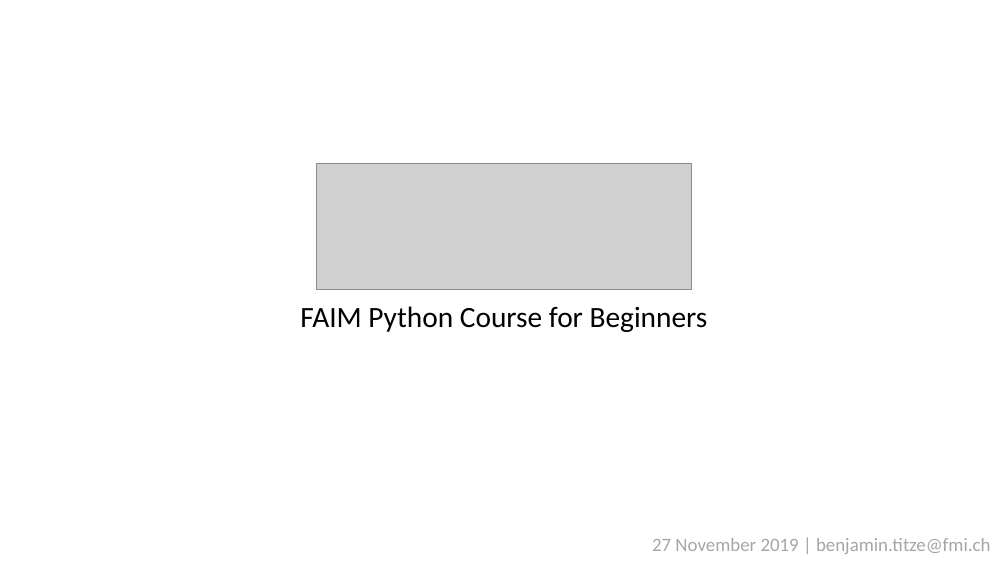
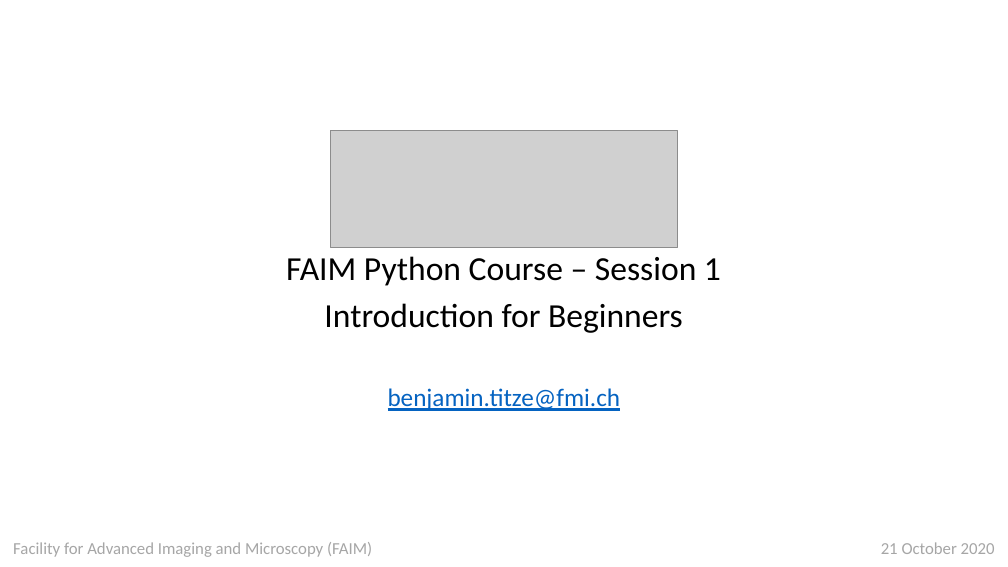
Before and after one commit to btitze/python-course, a slide deck: slide 1 of for_beginners/Python for Beginners.pptx. Drawn at 1008x567 pixels with LibreOffice and Linux fonts; fonts in the diff are those of the drawing; grey boxes stand for pictures. Boxes give left, top, right and bottom in pixels: in the first picture for what was removed or moved away, otherwise in the second. Text is boxed around its words. In the diff, an @@ line names an element or a change of style, - is before the commit and + after.

Commit message:
Update presentation and notebooks for 2020 beginners session

```diff
--- a/for_beginners/Python for Beginners.pptx
+++ b/for_beginners/Python for Beginners.pptx
@@ picture: place and size @@
-picture at [317, 163, 692, 290]
+picture at [330, 131, 678, 248]
@@ subtitle at [286, 256, 721, 411]: text changed; size 28 to 32 pt @@
-FAIM Python Course for Beginners
+FAIM Python Course – Session 1
+Introduction for Beginners
+benjamin.titze@fmi.ch
@@ text added at [13, 542, 372, 557], 16 pt, text #A6A6A6 @@
+Facility for Advanced Imaging and Microscopy (FAIM)
@@ text at [881, 542, 995, 554]: text changed; size 18 to 16 pt @@
-27 November 2019 | benjamin.titze@fmi.ch
+21 October 2020
```
Also in this commit, not shown: 6 other slides changed, 1 slide added, 2 other files.
